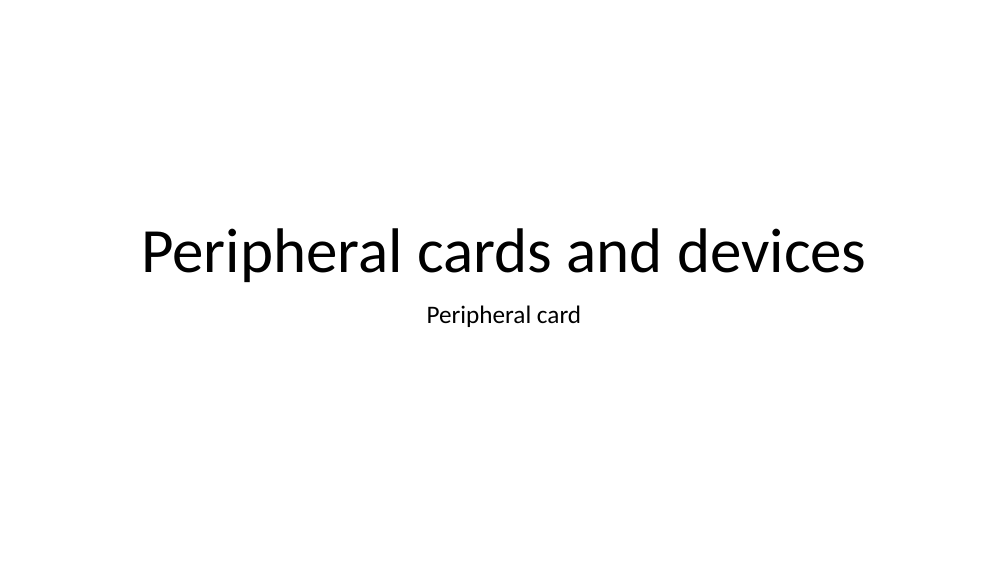
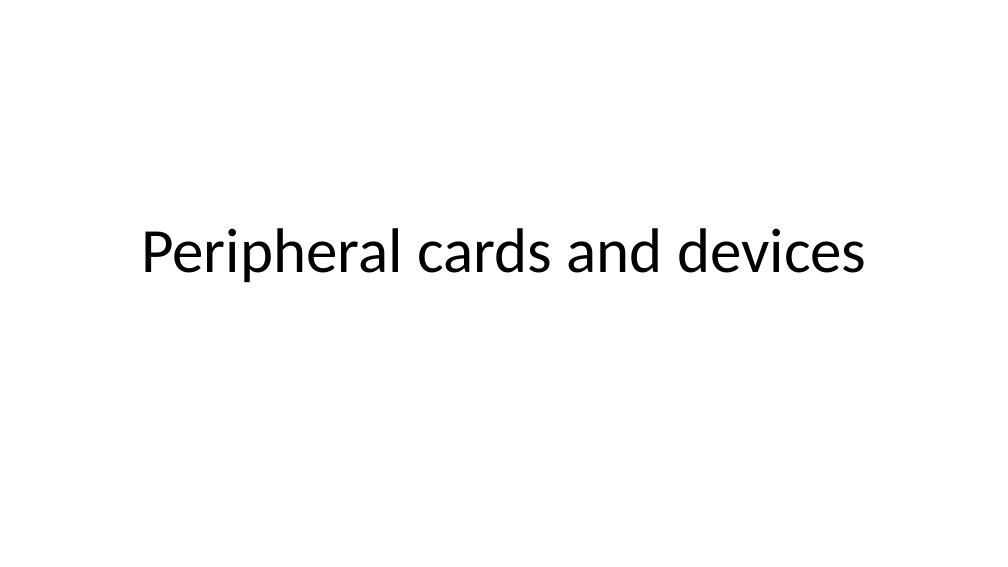
Before and after one commit to MoazzemhossainMoazz/HPP_files, a slide deck: slide 1 of 14 Peripheral cards and devices.pptx. Drawn at 1008x567 pixels with LibreOffice and Linux fonts; fonts in the diff are those of the drawing. Boxes give left, top, right and bottom in pixels: in the first picture for what was removed or moved away, otherwise in the second. Text is boxed around its words. In the diff, an @@ line names an element or a change of style, - is before the commit and + after.

Commit message:
update 14 file

```diff
--- a/14 Peripheral cards and devices.pptx
+++ b/14 Peripheral cards and devices.pptx
@@ subtitle removed at (427, 305, 581, 327) @@
-Peripheral card
```
